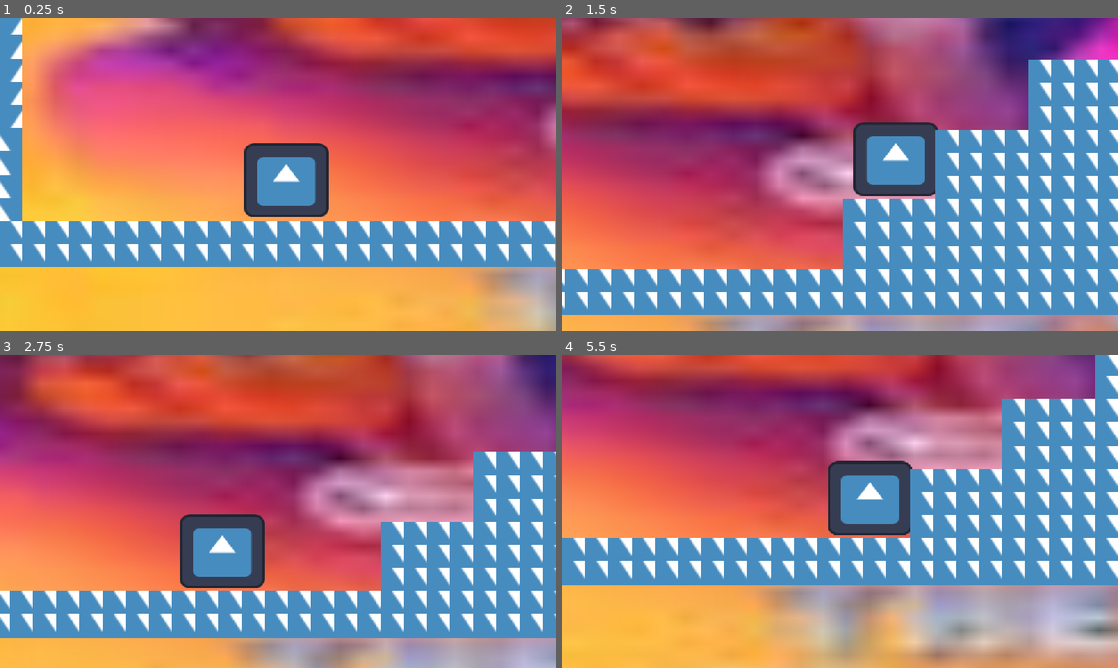
Above: before the commit, frames 1-4 (two rows, left to right).
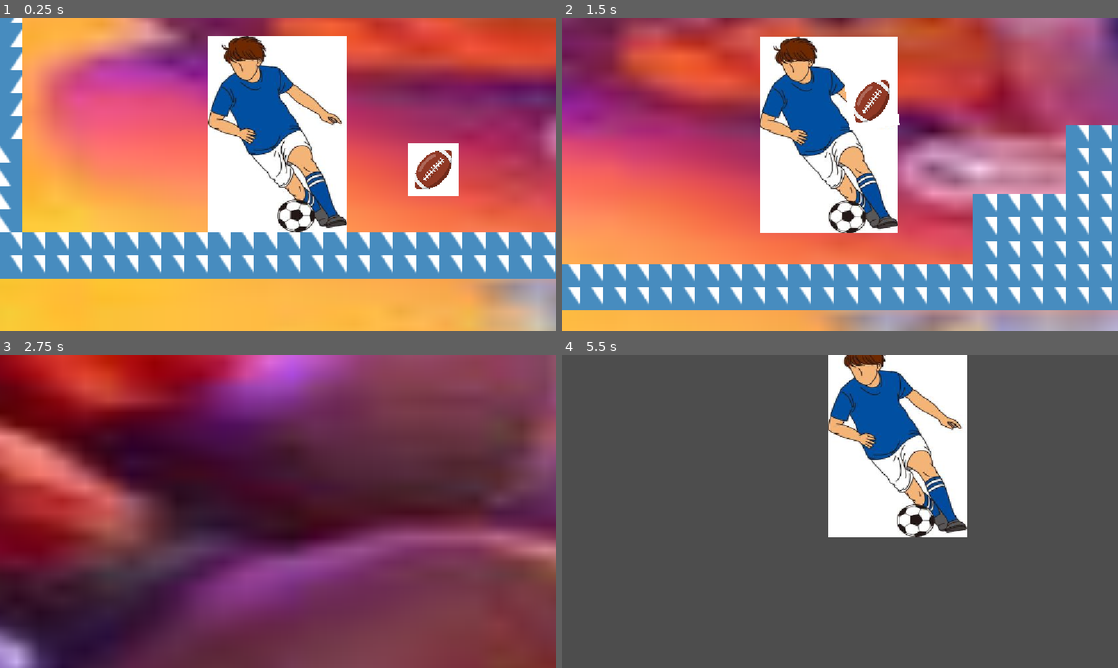
Above: after the commit, the same moments.

Repository: yiranlu-debug/haven-houston
Game: Godot game, scene res://main.tscn
Two runs of this game, one before a commit and one after it. Both use one fixed random seed, a clock stepped at 60 frames per second and the inputs below. The engine's default icon, where the game draws it, is replaced by a stand-in: a white triangle on a blue panel in a dark square.
Inputs:
- Up to frame 1 (0.25 s): no input
- Up to frame 2 (1.5 s): hold D (right) from 0.53 s (still down); tap Space (jump) at 0.77 s
- Up to frame 3 (2.75 s): tap Space (jump) at 1.52 s; release D (right) at 2.03 s; hold A (left) from 2.03 s (still down)
- Up to frame 4 (5.5 s): release A (left) at 2.78 s; hold D (right) 2.78-4.28 s; tap Space (jump) at 3.02, 3.77, 4.52 s; hold A (left) 4.28-5.03 s; hold D (right) from 5.03 s (still down)

The runs differ from the first frame. In frame 1, 35% of the frame differs, in the area x 0-100%, y 0-100%; in frame 2, 79%; in frame 3, 99%; in frame 4, 100%.

Commit message:
Add soccer player and football

Diff:
--- a/main.tscn
+++ b/main.tscn
@@ -3,9 +3,12 @@
 [ext_resource type="Script" uid="uid://d124ok5gvkd2" path="res://eric.gd" id="1_0xm2m"]
 [ext_resource type="Texture2D" uid="uid://dngi1vrfhd8au" path="res://Super_Mario_Movie_Poster.jpg" id="1_h2yge"]
 [ext_resource type="Texture2D" uid="uid://com367xnnfuee" path="res://icon.svg" id="2_h2yge"]
-
-[sub_resource type="RectangleShape2D" id="RectangleShape2D_lmra1"]
-size = Vector2(174, 166.5)
+[ext_resource type="Texture2D" uid="uid://dq8sgsuoo5ji2" path="res://player.jpeg" id="3_1bvp3"]
+[ext_resource type="Texture2D" uid="uid://bmrdad17jr8mk" path="res://football.jpg" id="5_lquwl"]
+
+[sub_resource type="ConvexPolygonShape2D" id="ConvexPolygonShape2D_5vw27"]
+custom_solver_bias = 0.142
+points = PackedVector2Array(58, -196.875, 48, -9.875, 67, 69.125, 143, 200.125, -143, 203.125, -142, -201.875)
 
 [sub_resource type="TileSetAtlasSource" id="TileSetAtlasSource_1bvp3"]
 texture = ExtResource("2_h2yge")
@@ -142,6 +145,14 @@
 physics_layer_0/collision_layer = 1
 sources/0 = SubResource("TileSetAtlasSource_1bvp3")
 
+[sub_resource type="PhysicsMaterial" id="PhysicsMaterial_lquwl"]
+friction = 0.03
+bounce = 1.0
+
+[sub_resource type="CircleShape2D" id="CircleShape2D_tpe7p"]
+custom_solver_bias = 0.165
+radius = 55.443665
+
 [node name="Node" type="Node" unique_id=1837470044]
 
 [node name="SuperMarioMoviePoster" type="Sprite2D" parent="." unique_id=1210449597]
@@ -151,16 +162,17 @@
 
 [node name="Eric" type="CharacterBody2D" parent="." unique_id=1269992153]
 position = Vector2(-2254, -248)
+collision_layer = 3
 script = ExtResource("1_0xm2m")
 
 [node name="Sprite2D" type="Sprite2D" parent="Eric" unique_id=1233213335]
-position = Vector2(545.00006, 187)
+position = Vector2(527.00006, 133.00002)
 scale = Vector2(1.3749994, 1.1953125)
-texture = ExtResource("2_h2yge")
+texture = ExtResource("3_1bvp3")
 
 [node name="CollisionShape2D" type="CollisionShape2D" parent="Eric" unique_id=1892614609]
-position = Vector2(540, 186.25)
-shape = SubResource("RectangleShape2D_lmra1")
+position = Vector2(527, 132.875)
+shape = SubResource("ConvexPolygonShape2D_5vw27")
 
 [node name="Camera2D" type="Camera2D" parent="Eric" unique_id=1603818202]
 position = Vector2(528, 219)
@@ -171,3 +183,20 @@
 scale = Vector2(3, 3)
 tile_map_data = PackedByteArray("AADQ/wIAAAAEAAIAADDR/wIAAAAEAAIAADDS/wIAAAAEAAIAADDT/wIAAAAEAAIAADDU/wIAAAAEAAIAADDV/w …(13584 unchanged characters)…
 tile_set = SubResource("TileSet_lmra1")
+
+[node name="RigidBody2D" type="RigidBody2D" parent="." unique_id=1451536869]
+position = Vector2(-1400, -100)
+disable_mode = 2
+collision_layer = 3
+mass = 0.001
+physics_material_override = SubResource("PhysicsMaterial_lquwl")
+
+[node name="Sprite2D" type="Sprite2D" parent="RigidBody2D" unique_id=1634288513]
+position = Vector2(-4, -5.9999924)
+scale = Vector2(0.16993465, 0.17810458)
+texture = ExtResource("5_lquwl")
+
+[node name="CollisionShape2D" type="CollisionShape2D" parent="RigidBody2D" unique_id=1489643347]
+use_parent_material = true
+position = Vector2(-2, -3)
+shape = SubResource("CircleShape2D_tpe7p")
Binary file added: football.jpg
Not shown, added: football.jpg.import
Binary file added: player.jpeg
Not shown, added: player.jpeg.import
